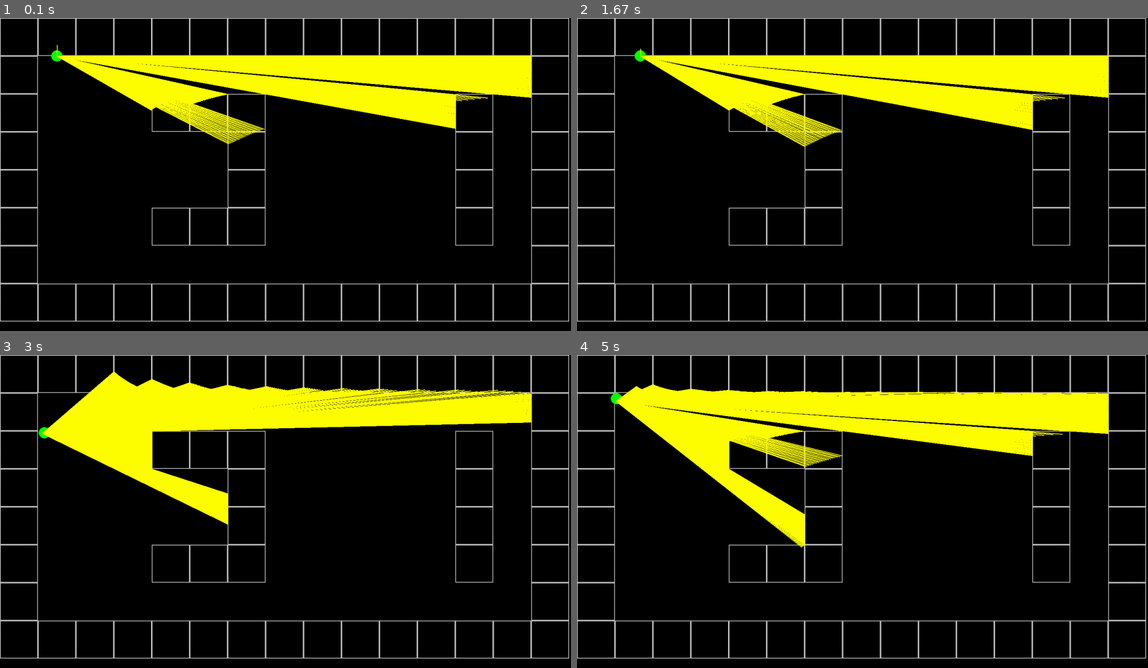
Above: before the commit, frames 1-4 (two rows, left to right).
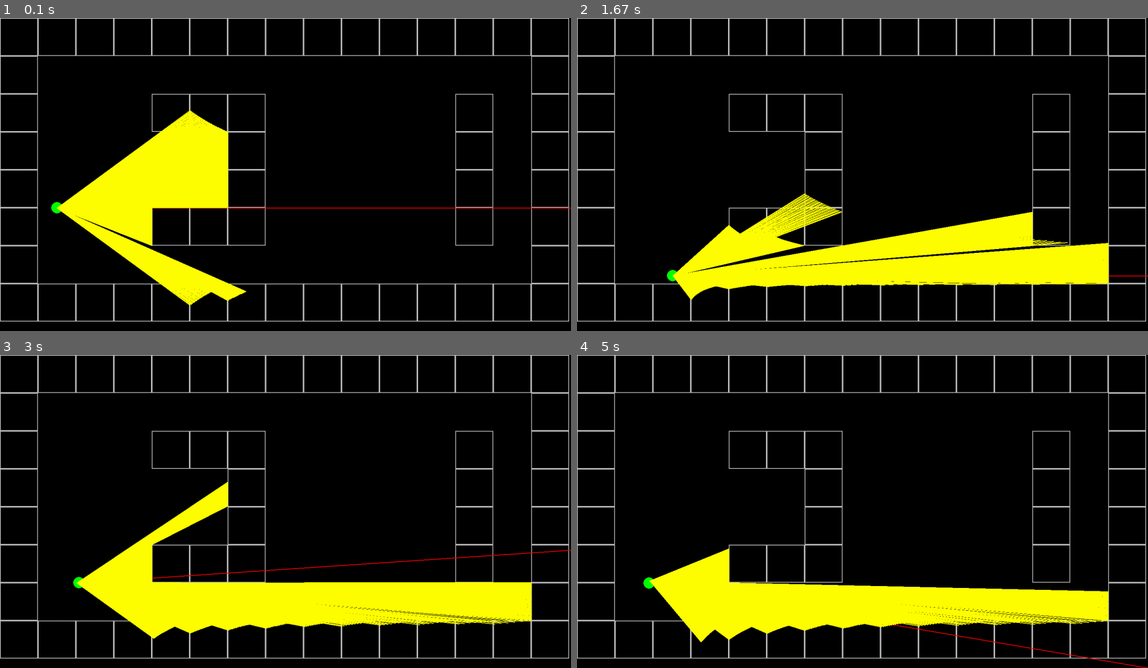
Above: after the commit, the same moments.

Repository: HabibUllah61103/DSA-Game-Pygame
Game: pygame game, started from main.py
The game is run twice, just before and just after one commit, with the same random seed, the same clock (stepped at 60 frames per second) and the same inputs.
Inputs:
- Up to frame 1 (0.1 s): no input
- Up to frame 2 (1.67 s): hold Left 0.33-0.8 s; hold D 0.33-0.8 s; hold D 0.83-1.3 s; hold Right 0.83-1.3 s; hold W 1.33-1.63 s
- Up to frame 3 (3 s): hold D 1.67-2.13 s; hold Right 1.67-2.13 s; hold A 2.17-2.7 s; hold Left 2.17-2.7 s; hold S from 2.73 s (still down)
- Up to frame 4 (5 s): release S at 3.03 s; hold A 3.07-3.47 s; hold Left 3.07-3.47 s; hold W 3.5-3.87 s; hold D 3.9-4.53 s; hold Right 3.9-4.53 s; hold S 4.57-4.93 s; hold A from 4.97 s (still down); hold Left from 4.97 s (still down)

The runs differ from the first frame. In frame 1, 21% of the frame differs, in the area x 8-100%, y 8-92%; in frame 2, 25%; in frame 3, 25%; in frame 4, 26%, in the area x 5-100%, y 9-100%.

Commit message:
Initial Commit. Documentation added (Documentation is still incomplete)

Diff:
--- a/main.py
+++ b/main.py
@@ -1,49 +1,94 @@
+# Import the pygame module
 import pygame as pg
+# Import the system module
 import sys
+# Import everything from setting.py file
 from setting import *
+# Import everything from maps.py file
 from maps import *
+# Import everything from player.py file
 from player import *
+# Import everything from raycasting.py file
 from raycasting import *
 
 
 class Game:
+    """Main class of the game"""
     def __init__(self) -> None:
+        """Initialize the game"""
+
+        # Initialize pygame
         pg.init()
+        # Create the screen of resolution described in setting.py
         self.screen = pg.display.set_mode(RES)
+        # Create the clock to set frame rate
         self.clock = pg.time.Clock()
+        # Set the delta time
         self.delta_time = 1
+        # Call the new_game method
         self.new_game()
 
     def new_game(self):
+        # Create the map
         self.map = Maps(self)
+        # Create the player
         self.player = Player(self)
+        # Create the ray casting
         self.ray_casting = RayCasting(self)
 
     def update(self):
+        """Method to update the game"""
+
+        # Call the update method to update the movement of the player
         self.player.update()
+        # Call the update method to update the ray casting
         self.ray_casting.update()
+        # Update the screen
         pg.display.flip()
+        # Set the frame rate
         self.clock.tick(FPS)
+        # Set the delta time using the frame rate
         self.delta_time = self.clock.tick(FPS)
+        # Display the frame rate
         pg.display.set_caption(f"FPS: {self.clock.get_fps():.2f}")
 
     def draw(self):
+        """Method to draw the game"""
+
+        # Fill the screen with black color at each frame
         self.screen.fill('BLACK')
+        # Draw the map by calling the draw method of the map
         self.map.draw()
+        # Draw the player by calling the draw method of the player
         self.player.draw()
 
     def check_events(self):
+        """Method to check the events of the game"""
+
+        # Check the events by looping through the event queue
         for event in pg.event.get():
+            # Check if the event is QUIT or if the event is KEYDOWN and the key is ESCAPE
             if event.type == pg.QUIT or (event.type == pg.KEYDOWN and event.key == pg.K_ESCAPE):
+                # Quit the game
                 pg.quit()
+                # Quit the program
                 sys.exit()
 
     def run(self):
+        """Method to run the game"""
+
+        # Main loop of the game
         while True:
+            # Check the events
             self.check_events()
+            # Update the game
             self.update()
+            # Draw the game
             self.draw()
 
+# Check if the file is the main file
 if __name__ == "__main__":
+    # Create the game
     game = Game()
+    # Run the game
     game.run()
--- a/maps.py
+++ b/maps.py
@@ -1,31 +1,56 @@
+# Import pygame module
 import pygame as pg
+# Import system module
 import sys
 
+# Set the value of _ as false
 _ = False
+
+# Create a matrix to represent the map
+# 1 represents the wall
+# _ represents the empty space
 mini_map = [
-  [1,1,1,1,1,1,1,1,1,1,1,1,1,1,1],
-  [1,_,_,_,_,_,_,_,_,_,_,_,_,_,1],
-  [1,_,_,_,1,1,1,_,_,_,_,_,1,_,1],
-  [1,_,_,_,_,_,1,_,_,_,_,_,1,_,1],
-  [1,_,_,_,_,_,1,_,_,_,_,_,1,_,1],
-  [1,_,_,_,1,1,1,_,_,_,_,_,1,_,1],
-  [1,_,_,_,_,_,_,_,_,_,_,_,_,_,1],
-  [1,1,1,1,1,1,1,1,1,1,1,1,1,1,1]
-    ]
+    [1, 1, 1, 1, 1, 1, 1, 1, 1, 1, 1, 1, 1, 1, 1],
+    [1, _, _, _, _, _, _, _, _, _, _, _, _, _, 1],
+    [1, _, _, _, 1, 1, 1, _, _, _, _, _, 1, _, 1],
+    [1, _, _, _, _, _, 1, _, _, _, _, _, 1, _, 1],
+    [1, _, _, _, _, _, 1, _, _, _, _, _, 1, _, 1],
+    [1, _, _, _, 1, 1, 1, _, _, _, _, _, 1, _, 1],
+    [1, _, _, _, _, _, _, _, _, _, _, _, _, _, 1],
+    [1, 1, 1, 1, 1, 1, 1, 1, 1, 1, 1, 1, 1, 1, 1]
+]
+
 
 class Maps:
+    """Class to create the map"""
     def __init__(self, game) -> None:
+        """Initialize the map"""
+
+        # Set the game as an attribute of the map
         self.game = game
+        # Set the mini_map as an attribute of the map
         self.mini_map = mini_map
+        # Create a dictionary to create the map from the mini_map
         self.world_map = {}
+        # Call the get_map method
         self.get_map()
 
     def get_map(self):
+        """Method to create the map from the mini_map"""
+
+        # Enumerate loop through the mini_map
         for j, row in enumerate(self.mini_map):
+            # Enumerate loop through the row
             for i, value in enumerate(row):
+                # If the value is not 0
                 if value:
-                    self.world_map[(i,j)] = value
-
+                    # Write the coordinates of the wall in the world_map
+                    # Add the position and the value to the world_map
+                    self.world_map[(i, j)] = value
 
     def draw(self):
-        [pg.draw.rect(self.game.screen, 'grey', (pos[0]*100,pos[1]*100,100,100),2) for pos in self.world_map.keys()]
+        """Method to draw the map"""
+
+        # Iterate over the world map, draw each element of the map as an unfilled element.
+        [pg.draw.rect(self.game.screen, 'grey', (pos[0] * 100, pos[1] * 100, 100, 100), 2) for pos in
+         self.world_map.keys()]
--- a/player.py
+++ b/player.py
@@ -1,68 +1,129 @@
+# Import everything from the setting module
 from setting import *
+# Import pygame module
 import pygame as pg
+# Import math module
 import math
 
+
 class Player:
+    """Class to create the player"""
+
     def __init__(self, game) -> None:
+        """Initialize the player"""
+
+        # Set the game as an attribute of the player
         self.game = game
-        self.x, self.y = Player_pos
-        self.angle = Player_angle
+        # Set the initial position of the player
+        self.x, self.y = PLAYER_POS
+        # Set the initial angle of the player
+        self.angle = PLAYER_ANGLE
 
     def move(self):
+        """Method to move the player"""
+
+        # Calculate the sine angle from the player's direction
         sin_a = math.sin(self.angle)
+        # Calculate the cosine angle from the player's direction
         cos_a = math.cos(self.angle)
+        # Set the change in x and y direction to 0
         dx, dy = 0, 0
-        speed = Player_speed * self.game.delta_time
+        # Set the speed of the player which is independent of the frame rate
+        speed = PLAYER_SPEED * self.game.delta_time
+        # Set the speed of the player in the x direction
         speed_sin = speed * sin_a
+        # Set the speed of the player in the y direction
         speed_cos = speed * cos_a
 
+        # Get the information of the keys pressed
         keys = pg.key.get_pressed()
+        # Check if the "w" key is pressed
         if keys[pg.K_w]:
+            # Increase the change in x direction of the player
             dx += speed_cos
+            # Increase the change in y direction of the player
             dy += speed_sin
+        # Check if the "s" key is pressed
         if keys[pg.K_s]:
+            # Decrease the change in x direction of the player
             dx -= speed_cos
+            # Decrease the change in y direction of the player
             dy -= speed_sin
+        # Check if the "a" key is pressed
         if keys[pg.K_a]:
+            # Increase the change in x direction of the player
+            dx += speed_sin
+            # Decrease the change in y direction of the player
+            dy -= speed_cos
+        # Check if the "d" key is pressed
+        if keys[pg.K_d]:
+            # Decrease the change in x direction of the player
             dx -= speed_sin
+            # Increase the change in y direction of the player
             dy += speed_cos
-        if keys[pg.K_d]:
-            dx += speed_sin
-            dy -= speed_cos
 
+        # Call the check_collision method to check if the player is colliding with a wall
         self.check_collision(dx, dy)
 
+        # Check if the "left" key is pressed
         if keys[pg.K_LEFT]:
-            self.angle -= Player_rotation * self.game.delta_time
+            # Decrease the direction of the player
+            self.angle -= PLAYER_ROTATION * self.game.delta_time
+        # Check if the "right" key is pressed
         if keys[pg.K_RIGHT]:
-            self.angle += Player_rotation * self.game.delta_time
-        self.angle %= 2 * math.pi
-
+            # Increase the direction of the player
+            self.angle += PLAYER_ROTATION * self.game.delta_time
+        # Set the angle of the player between 0 and 360
+        self.angle %= math.tau
 
     def draw(self):
-        # pg.draw.line(self.game.screen, 'RED', (self.x*100, self.y*100),
-        #              (self.x*100 + WIDTH*math.cos(self.angle), self.y*100 + WIDTH*math.sin(self.angle)), 2)
-        pg.draw.circle(self.game.screen, 'Green', (int(self.x*100), int(self.y*100)), 15)
+        """Test method to draw the player"""
 
+        # Draw the player's movement direction as a line
+        pg.draw.line(self.game.screen, 'RED', (self.x * 100, self.y * 100),
+                     (self.x * 100 + WIDTH * math.cos(self.angle), self.y * 100 + WIDTH * math.sin(self.angle)), 2)
+        # Draw the player as a circle
+        pg.draw.circle(self.game.screen, 'Green', (int(self.x * 100), int(self.y * 100)), 15)
 
     def check_walls(self, x, y):
+        """Check if the coordinates are colliding with the walls"""
+
+        # Check if the coordinates are in the map
         if (x, y) in self.game.map.world_map:
+            # Return False if the coordinates are colliding with the walls
             return False
+        # Return True if the coordinates are not colliding with the walls
         return True
 
     def check_collision(self, dx, dy):
+        """Check if the player is colliding with the walls"""
+
+        # Check if the player is colliding with the walls by passing the change in x and y direction of the player
+        # First check the x direction
         if self.check_walls(int(self.x + dx), int(self.y)):
+            # If the player is not colliding with the walls then update the x direction of the player
             self.x += dx
+        # Then check the y direction
         if self.check_walls(int(self.x), int(self.y + dy)):
+            # If the player is not colliding with the walls then update the y direction of the player
             self.y += dy
 
     def update(self):
+        """Update the player"""
+
+        # Update the movement of the player
         self.move()
 
     @property
     def pos(self):
+        """Return the position of the player"""
+
+        # Return the position of the player
         return self.x, self.y
 
     @property
     def map_pos(self):
+        """Return the position of the player in the map"""
+
+        # Return the position of the player in the map
         return int(self.x), int(self.y)
--- a/raycasting.py
+++ b/raycasting.py
@@ -1,59 +1,120 @@
+# Import pygame module
 import pygame as pg
+# Import math module
 import math
+# Import everything from setting module
 from setting import *
 
+
 class RayCasting:
+    """Class to create the ray casting"""
+
     def __init__(self, game) -> None:
+        """Initialize the ray casting"""
+
+        # Set the game as an attribute of the ray casting
         self.game = game
 
     def ray_cast(self):
+        """Method to cast the rays"""
+
+        # Set the position of the player on the map by converting the player's position to integer
         ox, oy = self.game.player.pos
+        # Set the position of the tile player is standing on by converting the player's position to integer
         x_map, y_map = self.game.player.map_pos
+        # Calculate the angle of first ray by subtracting the half of the field of view from the player's angle
+        # Add 0.0001 to avoid the division by zero error
         ray_angle = self.game.player.angle - HALF_FOV + 0.0001
 
+        # Loop through the number of rays
         for ray in range(NUM_RAYS):
+            # Calculate the sine angle of the current ray
             sin_a = math.sin(ray_angle)
+            # Calculate the cosine angle of the current ray
             cos_a = math.cos(ray_angle)
-            #horizontal
+
+            # FOR HORIZONTAL INTERSECTION
+            # Calculate the y position of the horizontal intersection and the change in y position of the ray
+            # If the sine angle of the current ray is greater than 0, then the y position of the horizontal intersection is 1 greater than the y position of the tile player is standing on
+            # If the sine angle of the current ray is less than 0, then the y position of the horizontal intersection is 1 less than the y position of the tile player is standing on
+            # If the sine angle of the current ray is greater than 0, then the change in y position of the ray is 1
+            # If the sine angle of the current ray is less than 0, then the change in y position of the ray is -1
+            # For negative sine angle, subtract 0.0001 to avoid the division by zero error
             y_hor, dy = (y_map + 1, 1) if sin_a > 0 else (y_map - (1e-6), -1)
+            # Calculate the depth of the horizontal intersection by dividing the difference between the y position of the tile player is standing on and the y position of the horizontal intersection by the sine angle of the current ray
             depth_hor = (y_hor - oy) / sin_a
+            # Calculate the x position of the horizontal intersection by multiplying the depth of the horizontal intersection to the cosine angle of the current ray and adding it to the x position of the tile player is standing on
             x_hor = ox + depth_hor * cos_a
+            # Calculate the change in depth of the ray by dividing the change in y position of the ray by the sine angle of the current ray
             delta_depth = dy / sin_a
+            # Calculate the change in x position of the ray by multiplying the change in depth of the ray to the cosine angle of the current ray
             dx = delta_depth * cos_a
 
+            # Loop through the maximum depth of the ray
             for i in range(MAX_DEPTH):
+                # Set the tile position of the horizontal intersection by converting the x position and y position of the horizontal intersection to integer
                 tile_hor = int(x_hor), int(y_hor)
+                # Check if the tile position of the horizontal intersection is in the world map
                 if tile_hor in self.game.map.world_map:
+                    # Break the loop
                     break
+                # Add the change in x position of the ray to the x position of the horizontal intersection
                 x_hor += dx
+                # Add the change in y position of the ray to the y position of the horizontal intersection
                 y_hor += dy
+                # Add the change in depth of the ray to the depth of the horizontal intersection
                 depth_hor += delta_depth
 
-            #verticals
+            # FOR VERTICAL INTERSECTION
+            # Calculate the x position of the vertical intersection and the change in x position of the ray
+            # If the cosine angle of the current ray is greater than 0, then the x position of the vertical intersection is 1 greater than the x position of the tile player is standing on
+            # If the cosine angle of the current ray is less than 0, then the x position of the vertical intersection is 1 less than the x position of the tile player is standing on
+            # If the cosine angle of the current ray is greater than 0, then the change in x position of the ray is 1
+            # If the cosine angle of the current ray is less than 0, then the change in x position of the ray is -1
+            # For negative cosine angle, subtract 0.0001 to avoid the division by zero error
             x_vert, dx = (x_map + 1, 1) if cos_a > 0 else (x_map - (1e-6), -1)
+            # Calculate the depth of the vertical intersection by dividing the difference between the x position of the vertical intersection and the x position of the player by the cosine angle of the current ray
             depth_vert = (x_vert - ox) / cos_a
+            # Calculate the y position of the vertical intersection by multiplying the depth of the vertical intersection to the sine angle of the current ray and adding it to the y position of the player
             y_vert = oy + depth_vert * sin_a
+            # Calculate the change in depth of the ray by dividing the change in x position of the ray by the cosine angle of the current ray
             delta_depth = dx / cos_a
+            # Calculate the change in y position of the ray by multiplying the change in depth of the ray to the sine angle of the current ray
             dy = delta_depth * sin_a
 
+            # Loop through the maximum depth of the ray
             for i in range(MAX_DEPTH):
+                # Set the tile of the vertical intersection by converting the x and y position of the vertical intersection to integer
                 tile_vert = int(x_vert), int(y_vert)
+                # Check if the tile position of the vertical intersection is in the world map
                 if tile_vert in self.game.map.world_map:
+                    # Break the loop
                     break
+                # Add the change in x position of the ray to the x position of the vertical intersection
                 x_vert += dx
+                # Add the change in y position of the ray to the y position of the vertical intersection
                 y_vert += dy
+                # Add the change in depth of the ray to the depth of the vertical intersection
                 depth_vert += delta_depth
 
-            #depth
+            # FOR DEPTH CALCULATION
+            # Check if the depth of the horizontal intersection is less than the depth of the vertical intersection
             if depth_vert < depth_hor:
+                # Set the depth of the ray to the depth of the horizontal intersection
                 depth = depth_vert
+            # Else
             else:
+                # Set the depth of the ray to the depth of the vertical intersection
                 depth = depth_hor
 
-            #draw for debug
-            pg.draw.line(self.game.screen, 'YELLOW', (ox*100, oy*100),
-                         (ox*100 + 100*depth*cos_a,oy*100 + 100*depth_vert*sin_a), 2)
+            # DRAW THE RAYS FOR THE PURPOSE OF DEBUGGING
+            # Draw the ray from the player to the intersection point as a line
+            pg.draw.line(self.game.screen, 'YELLOW', (ox * 100, oy * 100),
+                         (ox * 100 + 100 * depth * cos_a, oy * 100 + 100 * depth_vert * sin_a), 2)
             ray_angle += DELTA_ANGLE
 
     def update(self):
+        """Method to update the ray casting"""
+
+        # Call the ray_cast method to cast the rays
         self.ray_cast()
--- a/setting.py
+++ b/setting.py
@@ -1,16 +1,29 @@
+# Import the math module
 import math
 
-RES = WIDTH, HEIGHT = 1505,825
+# Set the resolution of the game window
+RES = WIDTH, HEIGHT = 1505, 825
+# Set the Frame rate of the game
 FPS = 60
 
-Player_pos = 1.5,1
-Player_angle = 0
-Player_speed = 0.004
-Player_rotation = 0.002
+# Set the initial position of the player in the mini_map
+PLAYER_POS = 1.5, 5
+# Set the initial angle of the player
+PLAYER_ANGLE = 0
+# Set the initial speed of the player
+PLAYER_SPEED = 0.004
+# Set the initial rotation of the player
+PLAYER_ROTATION = 0.002
 
+# Set the field of view of the player
 FOV = math.pi / 3
+# Set the half of the field of view of the player
 HALF_FOV = FOV / 2
-NUM_RAYS = WIDTH //2
+# Set the number of rays
+NUM_RAYS = WIDTH // 2
+# Set the half of the number of rays
 HALF_NUM_RAYS = NUM_RAYS // 2
+# Set the angle between each ray
 DELTA_ANGLE = FOV / NUM_RAYS
+# Set the maximum depth of the ray
 MAX_DEPTH = 20
